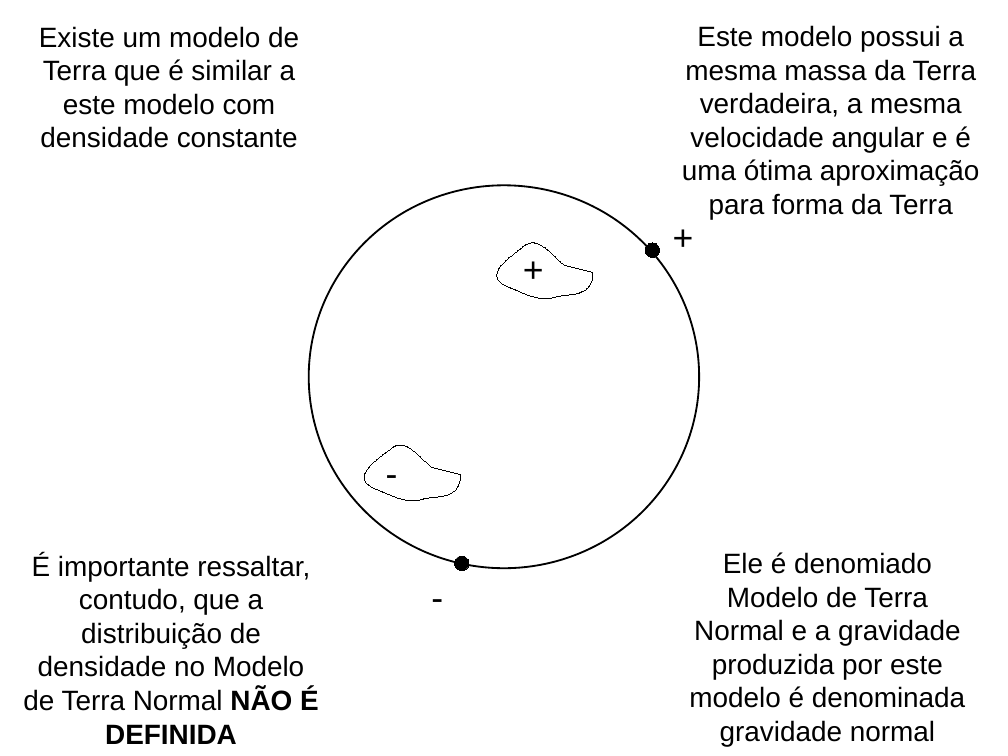
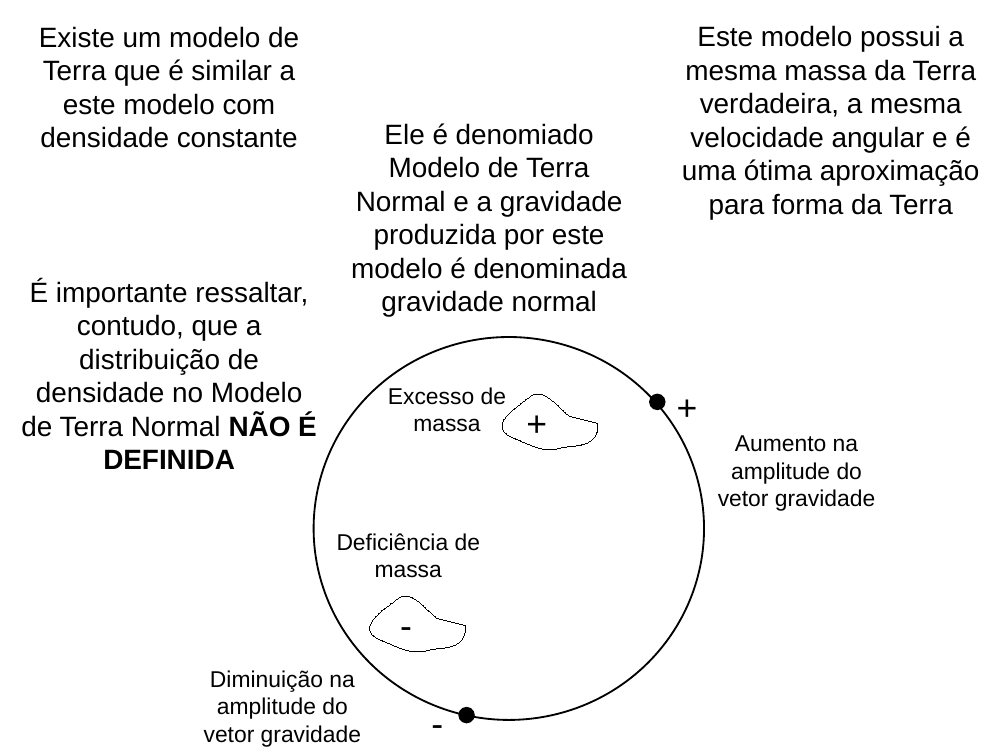
Before and after one commit to birocoles/UFRRJ-SEGEO2017, a slide deck: slide 94 of presentation/SEGEO2017.odp (slide 88 before the commit). Drawn at 1008x756 pixels with LibreOffice and Linux fonts; fonts in the diff are those of the drawing. Boxes give left, top, right and bottom in pixels: in the first picture for what was removed or moved away, otherwise in the second. Text is boxed around its words. In the diff, an @@ line names an element or a change of style, - is before the commit and + after.

```diff
--- a/presentation/SEGEO2017.odp
+++ b/presentation/SEGEO2017.odp
@@ text "Ele é denomiado Modelo de ...": place and size @@
-text "Ele é denomiado Modelo de ..." at <box>689,552,965,746</box>
+text "Ele é denomiado Modelo de ..." at <box>351,123,627,316</box>
@@ text "É importante ressaltar, contudo, que ...": place and size @@
-text "É importante ressaltar, contudo, que ..." at <box>23,554,319,744</box>
+text "É importante ressaltar, contudo, que ..." at <box>21,280,317,469</box>
@@ freeform shape removed at <box>497,243,593,299</box> @@
@@ ellipse removed at <box>646,243,660,258</box> @@
@@ ellipse: place and size @@
-ellipse at <box>309,186,700,569</box>
+ellipse at <box>314,338,704,721</box>
@@ ellipse at <box>314,338,704,721</box>: fill #FFFFFF to none @@
@@ text added at <box>388,387,506,432</box>, 18 pt, text #000000 @@
+Excesso de massa
@@ text "+": place and size @@
-text "+" at <box>662,209,754,261</box>
+text "+" at <box>666,379,757,431</box>
@@ freeform shape added at <box>502,394,598,450</box>, outline #000000 0 pt @@
@@ text at <box>516,395,607,447</box>: text changed @@
--
++
@@ ellipse added at <box>650,395,665,410</box>, fill #000000, outline #000000 1.45 pt @@
@@ text added at <box>718,435,875,511</box>, 18 pt, text #000000 @@
+Aumento na amplitude do vetor gravidade
@@ text added at <box>337,533,480,578</box>, 18 pt, text #000000 @@
+Deficiência de massa
@@ ellipse removed at <box>455,556,469,571</box> @@
@@ freeform shape: place and size @@
-freeform shape at <box>364,445,460,501</box>
+freeform shape at <box>370,596,466,652</box>
@@ text "-": place and size @@
-text "-" at <box>421,568,512,620</box>
+text "-" at <box>390,596,481,649</box>
@@ text added at <box>204,670,361,747</box>, 18 pt, text #000000 @@
+Diminuição na amplitude do vetor gravidade
@@ text at <box>421,695,512,747</box>: text changed @@
-+
+-
@@ ellipse added at <box>459,708,474,723</box>, fill #000000, outline #000000 1.45 pt @@
```
Also in this commit, not shown: 20 other slides changed, 15 slides added, 3 slides removed, 1 other file.
